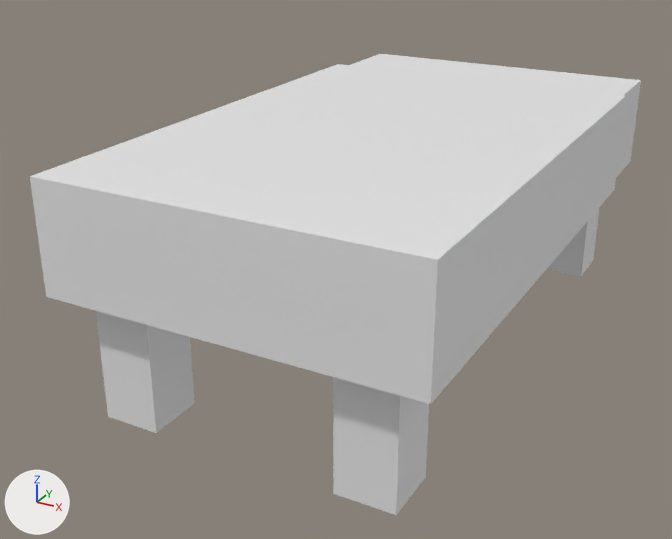
A saved change to the Blender file .blender_models/bed.blend.
Rendered twice from a 50 mm camera at (5.85, -12.56, 4.36) aimed at (-0.57, -0.89, -1.48). The axes (+X, +Y, +Z) are drawn at lower left. The lights are the same throughout. The picture after the commit comes second.

The older version as bpy lines, for what is in view:
```python
me_cube = bpy.data.meshes.new('Cube')
me_cube.from_pydata(...)  # a box spanning x -1.0..1.0, y -1.0..1.0, z -1.0..1.0
me_cube.materials.append(mat_material)  # white #e7e7e7
me_cube_001 = bpy.data.meshes.new('Cube.001')
me_cube_001.from_pydata(...)  # a box spanning x -1.0..1.0, y -1.0..1.0, z -1.0..1.0
me_cube_001.materials.append(mat_material_001)  # white #e7e7e7
me_cube_004 = bpy.data.meshes.new('Cube.004')
me_cube_004.from_pydata(...)  # a box spanning x -1.0..1.0, y -1.0..1.0, z -1.0..1.0
me_cube_004.materials.append(mat_material_004)  # white #e7e7e7
ob_cube = bpy.data.objects.new('Cube', me_cube)
ob_cube.location = (0.0, 0.0, 0.0)
ob_cube.scale = (2.6, 4.68, 0.758)
ob_cube_001 = bpy.data.objects.new('Cube.001', me_cube_001)
ob_cube_001.location = (1.74, -3.95, -1.7)
ob_cube_001.scale = (0.425, 0.429, 1.03)
ob_cube_004 = bpy.data.objects.new('Cube.004', me_cube_004)
ob_cube_004.location = (1.78, 3.98, -1.7)
ob_cube_004.scale = (0.425, 0.429, 1.03)
# also in view: 'Cube.002' at (-1.84, -3.95, -1.7); 'Cube.005' at (0.0, -0.86, 0.0)
```
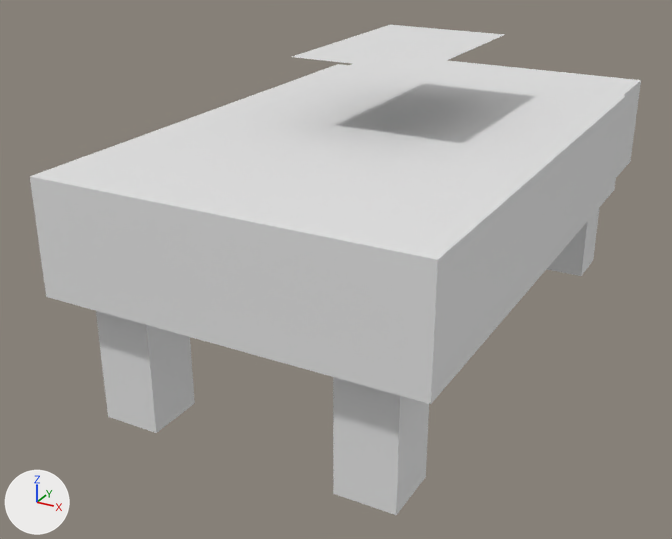
Commit message: Subdivided the pillow

Where the change shows, as pixel boxes (x1, y1, x2, y2) in the pictures (672 x 539 px):
'Plane', added: after (292, 25, 505, 71)

What changed in the scene script:
```text
Add me_plane:
    me_plane.from_pydata(...)  # 1089 vertices, 1024 faces; spans x -1.0..1.0, y -1.0..1.0, z 0.0
Add ob_plane:
    ob_plane = bpy.data.objects.new('Plane', me_plane)
    ob_plane.location = (0.0, 0.18, 1.86)
    ob_plane.scale = (1.0, 1.59, 1.0)
```
